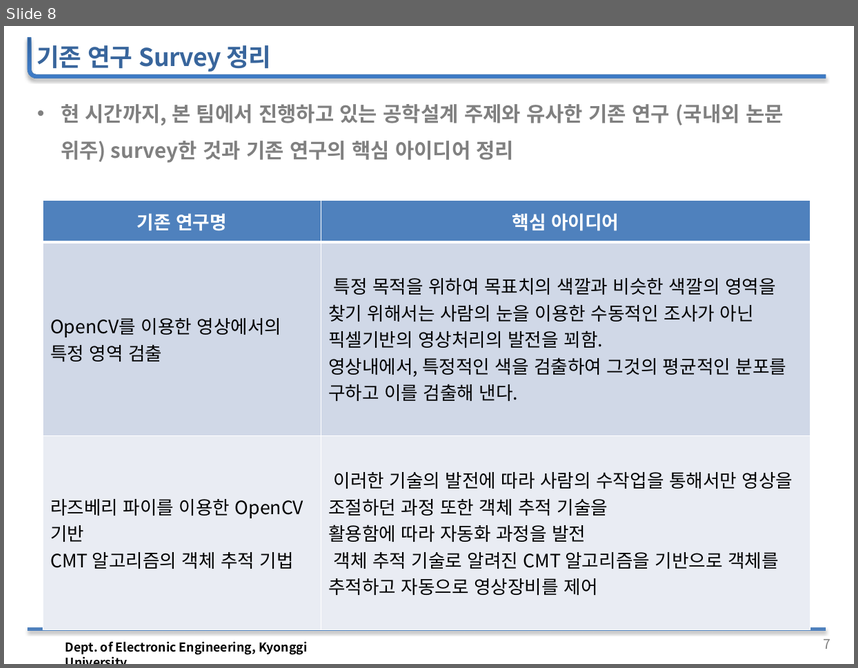
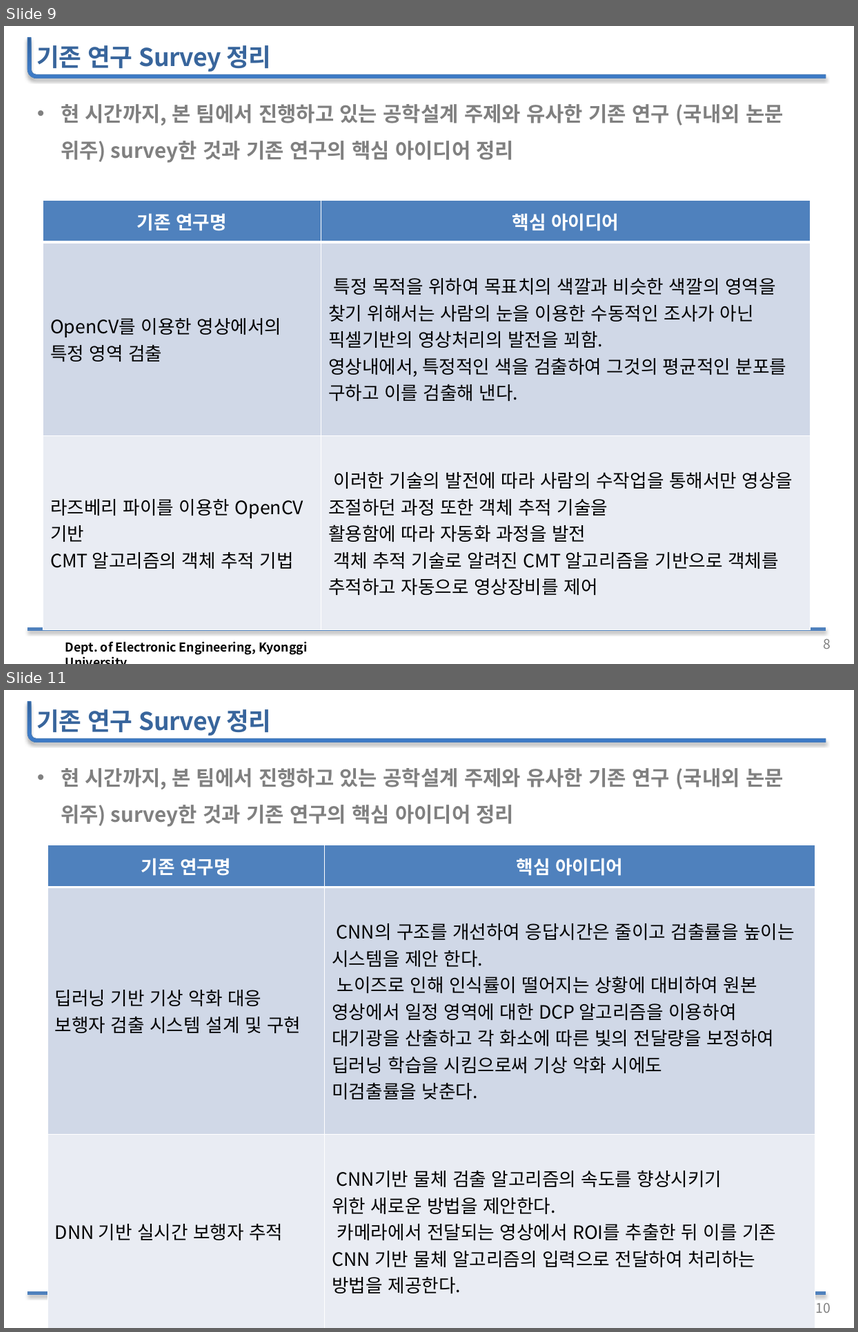
Before and after one commit to woojin1027/THE-FACO, a slide deck: 공학설계 자료/공학설계_중간보고_발표자료.pptx. Shown one above the other, each under a label of ours: slide 8 before the commit, slides 9 and 11 after it; the slides between them are not shown. The pictures are 858x668 and 858x1332 pixels, drawn with LibreOffice and Linux fonts; fonts in the diff are those of the drawing; background and template pictures are left out. Boxes give left, top, right and bottom in pixels: in the first picture for what was removed or moved away, otherwise in the second. Text is boxed around its words. In the diff, an @@ line names an element or a change of style, - is before the commit and + after.

Commit message:
오늘까지

```diff
--- a/공학설계 자료/공학설계_중간보고_발표자료.pptx
+++ b/공학설계 자료/공학설계_중간보고_발표자료.pptx
@@ slide 11 added at (4, 690, 854, 1328), background #FFFFFF; not listed: 4 template elements that a slide beside it also shows @@
@@ text added at (37, 709, 271, 736), 24 pt, text #38659C, bold @@
+기존 연구 Survey 정리
@@ text added at (61, 768, 784, 827), 20 pt, text #808080, bold @@
+• 현 시간까지, 본 팀에서 진행하고 있는 공학설계 주제와 유사한 기존 연구 (국내외 논문 위주) survey한 것과 기존 연구의 핵심 아이디어 정리
@@ table added at (47, 845, 815, 1296), 3 rows, 2 columns @@
+기존 연구명 | 핵심 아이디어
+딥러닝 기반 기상 악화 대응 보행자 검출 시스템 설계 및 구현 | CNN의 구조를 개선하여 응답시간은 줄이고 검출률을 높이는 시스템을 제안 한다. / 노이즈로 인해 인식률이 떨어지는 상황에 대비하여 원본 영상에서 일정 영역에 대한 DCP 알고리즘을 이용하여 대기광을 산출하고 각 화소에 따른 빛의 전달량을 보정하여 딥러닝 학습을 시킴으로써 기상 악화 시에도 / 미검출률을 낮춘다.
+DNN 기반 실시간 보행자 추적 | CNN기반 물체 검출 알고리즘의 속도를 향상시키기 / 위한 새로운 방법을 제안한다. / 카메라에서 전달되는 영상에서 ROI를 추출한 뒤 이를 기존 CNN 기반 물체 알고리즘의 입력으로 전달하여 처리하는 방법을 제공한다.
@@ what was slide 8 is now slide 9 @@
@@ page number at (823, 639, 831, 648): text changed @@
-7
+8
```
Also in this commit, not shown: 3 slides changed, 1 other slide added, 5 other files.
